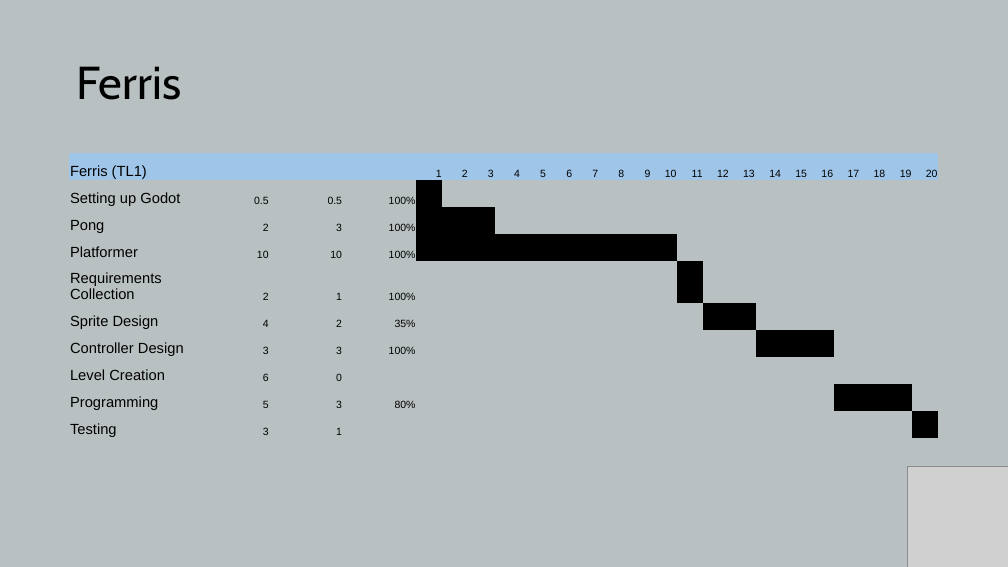
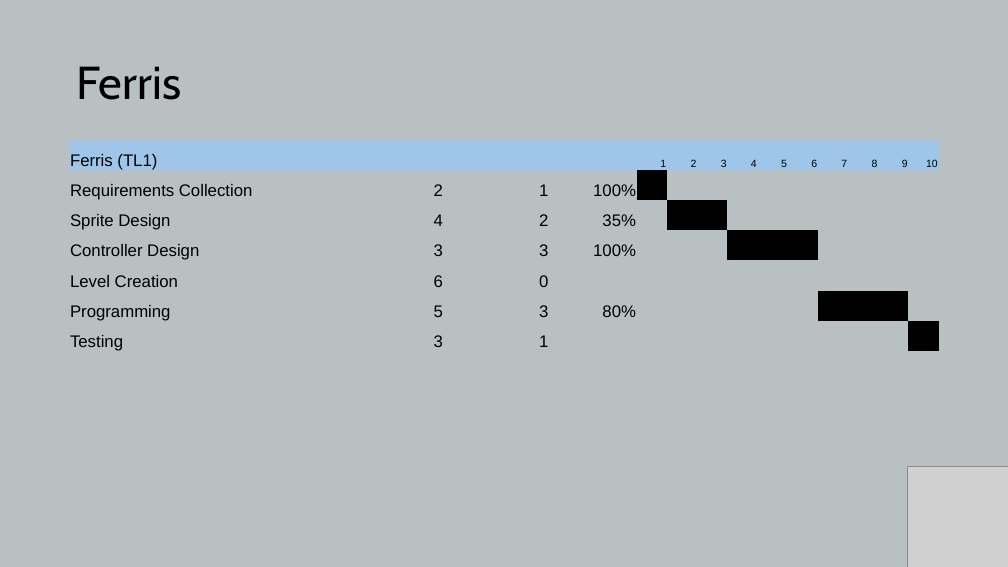
Before and after one commit to theIntethesis/Hero-Climb, a slide deck: slide 4 of docs/[TL2] Taran/TL2 Team Update.pptx (slide 5 before the commit). Drawn at 1008x567 pixels with LibreOffice and Linux fonts; fonts in the diff are those of the drawing; grey boxes stand for pictures. Boxes give left, top, right and bottom in pixels: in the first picture for what was removed or moved away, otherwise in the second. Text is boxed around its words. In the diff, an @@ line names an element or a change of style, - is before the commit and + after.

Commit message:
Final Push
Pre-presentation that is

```diff
--- a/docs/[TL2] Taran/TL2 Team Update.pptx
+++ b/docs/[TL2] Taran/TL2 Team Update.pptx
@@ table at [70, 140, 940, 355] @@
-Ferris (TL1) |  |  |  | 1 | 2 | 3 | 4 | 5 | 6 | 7 | 8 | 9 | 10 | 11 | 12 | 13 | 14 | 15 | 16 | 17 | 18 | 19 | 20
-Setting up Godot | 0.5 | 0.5 | 100% |  |  |  |  |  |  |  |  |  |  |  |  |  |  |  |  |  |  |  | 
-Pong | 2 | 3 | 100% |  |  |  |  |  |  |  |  |  |  |  |  |  |  |  |  |  |  |  | 
-Platformer | 10 | 10 | 100% |  |  |  | this week |  |  |  |  |  |  |  |  |  |  |  |  |  |  |  | 
-Requirements Collection | 2 | 1 | 100% |  |  |  |  |  |  |  |  |  |  |  |  |  |  |  |  |  |  |  | 
-Sprite Design | 4 | 2 | 35% |  |  |  |  |  |  |  |  |  |  |  |  |  |  |  |  |  |  |  | 
-Controller Design | 3 | 3 | 100% |  |  |  |  |  |  |  |  |  |  |  |  |  |  |  |  |  |  |  | 
-Level Creation | 6 | 0 |  |  |  |  |  |  |  |  |  |  |  |  |  |  |  |  |  |  |  |  | 
-Programming | 5 | 3 | 80% |  |  |  |  |  |  |  |  |  |  |  |  |  |  |  |  |  |  |  | 
-Testing | 3 | 1 |  |  |  |  |  |  |  |  |  |  |  |  |  |  |  |  |  |  |  |  | 
+Ferris (TL1) |  |  |  | 1 | 2 | 3 | 4 | 5 | 6 | 7 | 8 | 9 | 10
+Requirements Collection | 2 | 1 | 100% |  |  |  |  |  |  |  |  |  | 
+Sprite Design | 4 | 2 | 35% |  |  |  |  |  |  |  |  |  | 
+Controller Design | 3 | 3 | 100% |  |  |  |  |  |  |  |  |  | 
+Level Creation | 6 | 0 |  |  |  |  |  |  |  |  |  |  | 
+Programming | 5 | 3 | 80% |  |  |  |  |  |  |  |  |  | 
+Testing | 3 | 1 |  |  |  |  |  |  |  |  |  |  | 
@@ table: place and size @@
-table at [70, 153, 946, 441]
+table at [70, 140, 940, 355]
```
Also in this commit, not shown: 3 other slides changed, 3 slides added, 4 slides removed, 3 other files.
